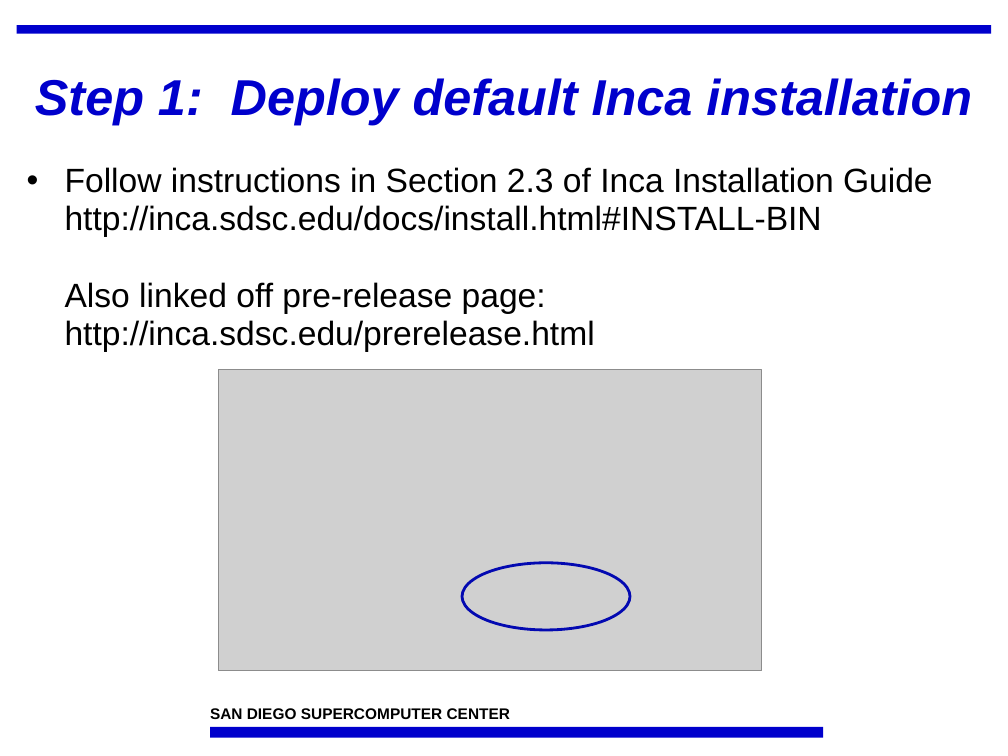
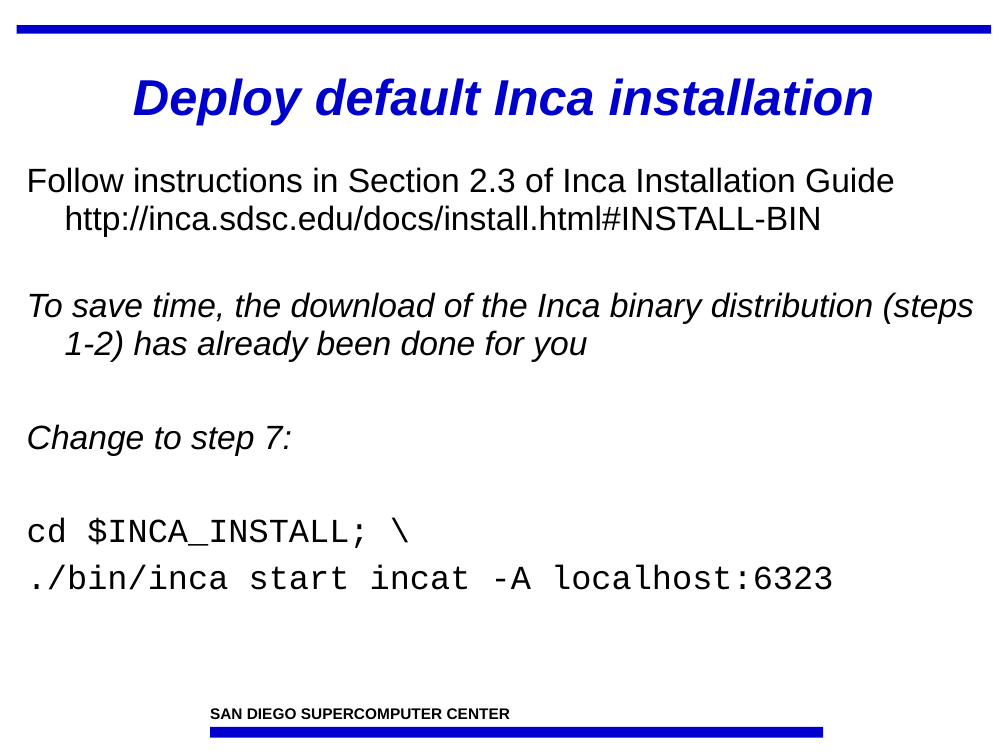
Before and after one commit to IncaProject/inca-xsede, a slide deck: slide 6 of talks/feb-06-workshop/deploy1.ppt (slide 7 before the commit). Drawn at 1008x756 pixels with LibreOffice and Linux fonts; fonts in the diff are those of the drawing; grey boxes stand for pictures; background and template pictures are left out. Boxes give left, top, right and bottom in pixels: in the first picture for what was removed or moved away, otherwise in the second. Text is boxed around its words. In the diff, an @@ line names an element or a change of style, - is before the commit and + after.

```diff
--- a/talks/feb-06-workshop/deploy1.ppt
+++ b/talks/feb-06-workshop/deploy1.ppt
@@ title at (133, 78, 875, 125): text changed @@
-Step 1: Deploy default Inca installation
+Deploy default Inca installation
@@ text at (27, 167, 974, 590): text changed @@
-• Follow instructions in Section 2.3 of Inca Installation Guide
-  http://inca.sdsc.edu/docs/install.html#INSTALL-BIN
-  Also linked off pre-release page:
-  http://inca.sdsc.edu/prerelease.html
+Follow instructions in Section 2.3 of Inca Installation Guide
+http://inca.sdsc.edu/docs/install.html#INSTALL-BIN
+To save time, the download of the Inca binary distribution (steps 1-2) has already been done for you
+Change to step 7:
+cd $INCA_INSTALL; \
+./bin/inca start incat -A localhost:6323
@@ picture removed at (219, 370, 762, 671) @@
@@ ellipse removed at (462, 562, 630, 630) @@
```
Also in this commit, not shown: 7 other slides changed, 3 slides added, 18 slides removed.
